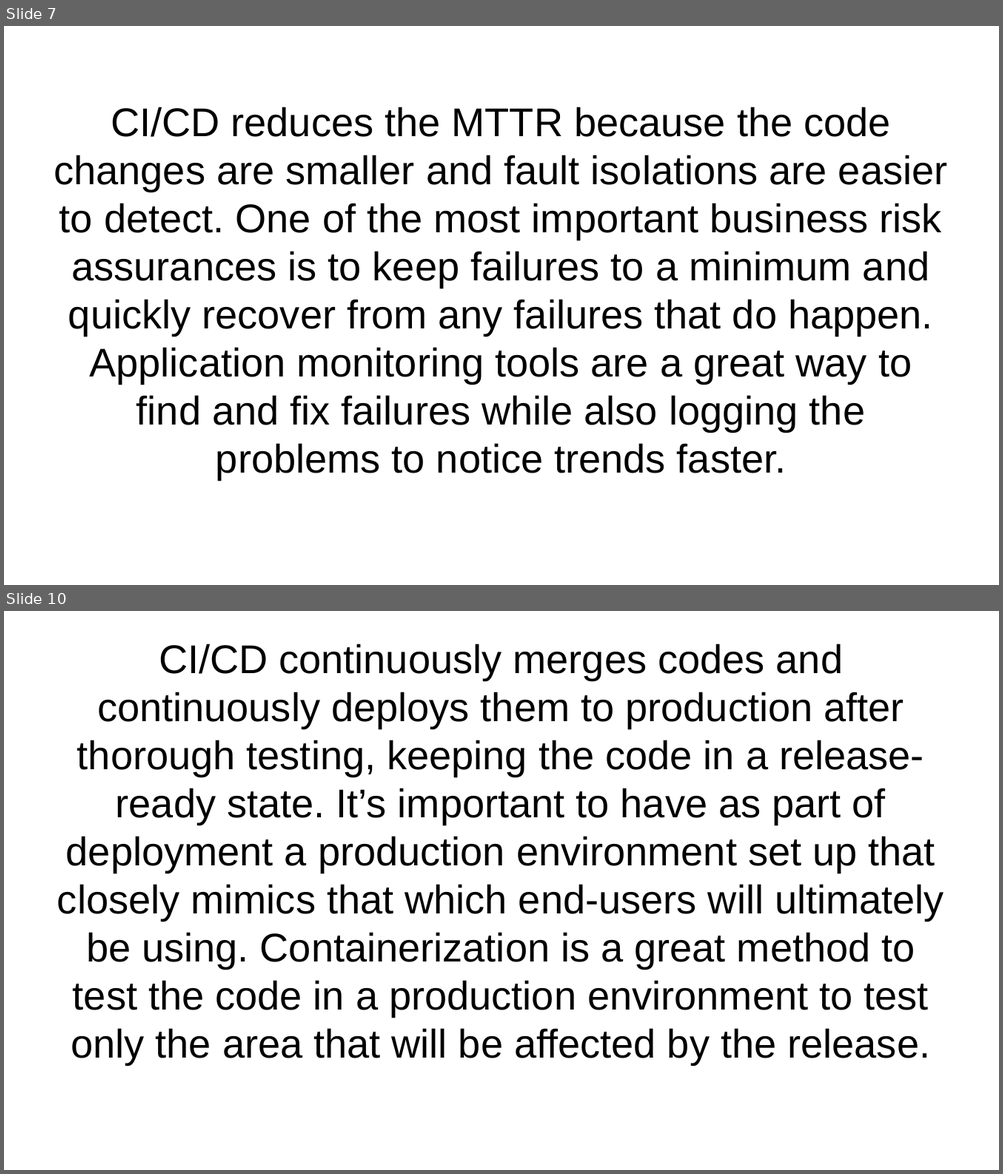
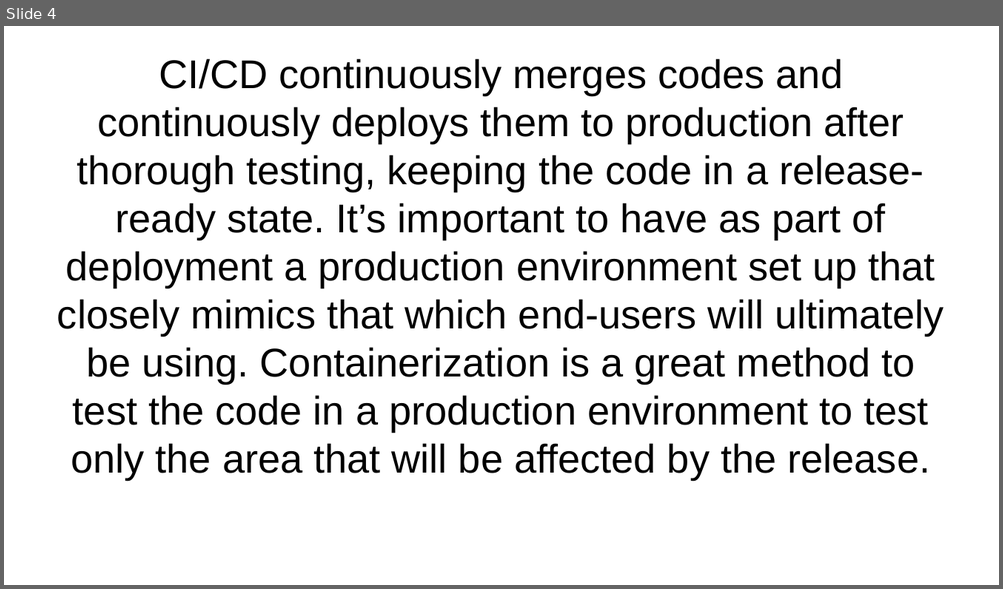
Before and after one commit to dr3mro/cdond-c3-projectstarter, a slide deck: presentation.odp. Shown one above the other, each under a label of ours: slides 7 and 10 before the commit, slide 4 after it; the slides between them are not shown. The pictures are 1003x1174 and 1003x589 pixels, drawn with LibreOffice and Linux fonts; fonts in the diff are those of the drawing. Boxes give left, top, right and bottom in pixels: in the first picture for what was removed or moved away, otherwise in the second. Text is boxed around its words. In the diff, an @@ line names an element or a change of style, - is before the commit and + after.

```diff
--- a/presentation.odp
+++ b/presentation.odp
@@ slide 7 removed at (4, 26, 999, 585), background #FFFFFF @@
@@ subtitle removed at (54, 107, 948, 480) @@
-CI/CD reduces the MTTR because the code changes are smaller and fault isolations are easier to detect. One of the most important business risk assurances is to keep failures to a minimum and quickly recover from any failures that do happen. Application monitoring tools are a great way to find and fix failures while also logging the problems to notice trends faster.
@@ what was slide 10 is now slide 4 @@
```
Also in this commit, not shown: 4 slides changed, 16 other slides removed, 1 other file.
